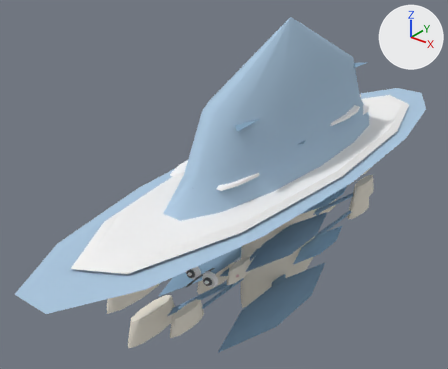
What one commit did to the glTF model web-forest/public/model/species/macrolepiota-procera.glb.
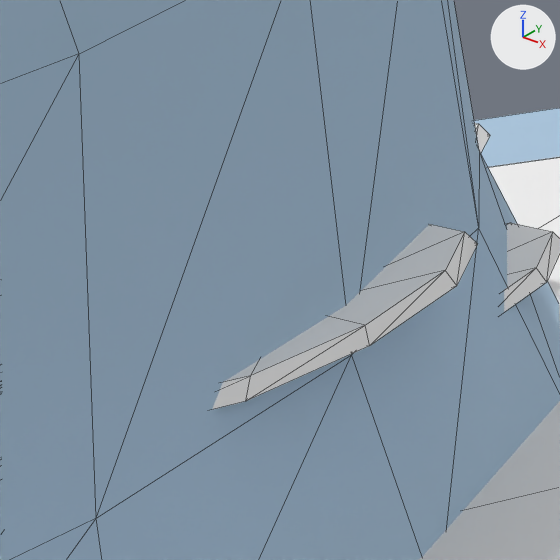
The first picture shows the older version from a camera (50 mm lens) standing at (0.35, -0.546, 0.442) and looking at (-0.046, -0.052, 0.136). The close-ups show the older and then the newer version on the part from 68% to 82% of the width and 22% to 39% of the height of that picture. Only the edits that show in the close-ups are written down. The lights are fixed; the arrows at upper right show +X, +Y and +Z. The close-ups show mesh edges as thin lines. Where no turn or scale is listed for an object, it has been applied to the vertices. Vertices at exactly the same position are counted once.

The first close-up shows 'p18', 'p25', 'stalk' and 1 more.
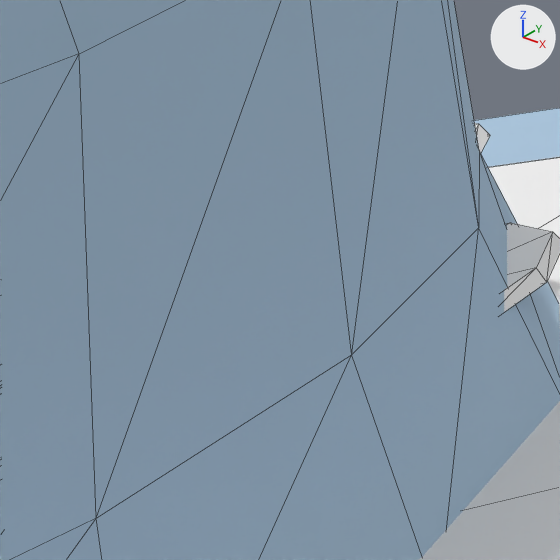
The change, as JSON lines over the scene's bpy script:
```json
{"block": "me_mesh_25", "where": "# used by ob_p25; location = (0.0, 0.0, 0.2013)"}
{"op": "remove", "block": "me_mesh_25", "code": "me_mesh_25.from_pydata(...)  # 42 vertices, 76 faces; spans x -0.001..0.0421, y -0.0069..0.1082, z -0.0013..0.0026"}
{"op": "add", "block": "me_mesh_25", "code": "me_mesh_25.from_pydata(...)  # 10 vertices, 16 faces; spans x -0.0217..0.0022, y -0.1493..0.0, z -0.0085..0.0"}
{"block": "me_mesh_25", "change": "me_mesh_25 part 1: the loose piece of 22 vertices spanning x 0.0186..0.0421, y 0.0188..0.1082, z 0.0..0.0026 is deleted"}
{"block": "me_mesh_25", "change": "other edits to the shape of me_mesh_25 do not show in these pictures"}
```

Where the change shows, as pixel boxes [x1, y1, x2, y2] in the close-ups (560 x 560 px):
```json
{"object": "p25", "change": "reshaped", "before": [213, 224, 478, 409], "on screen": "not visible afterwards"}
```
